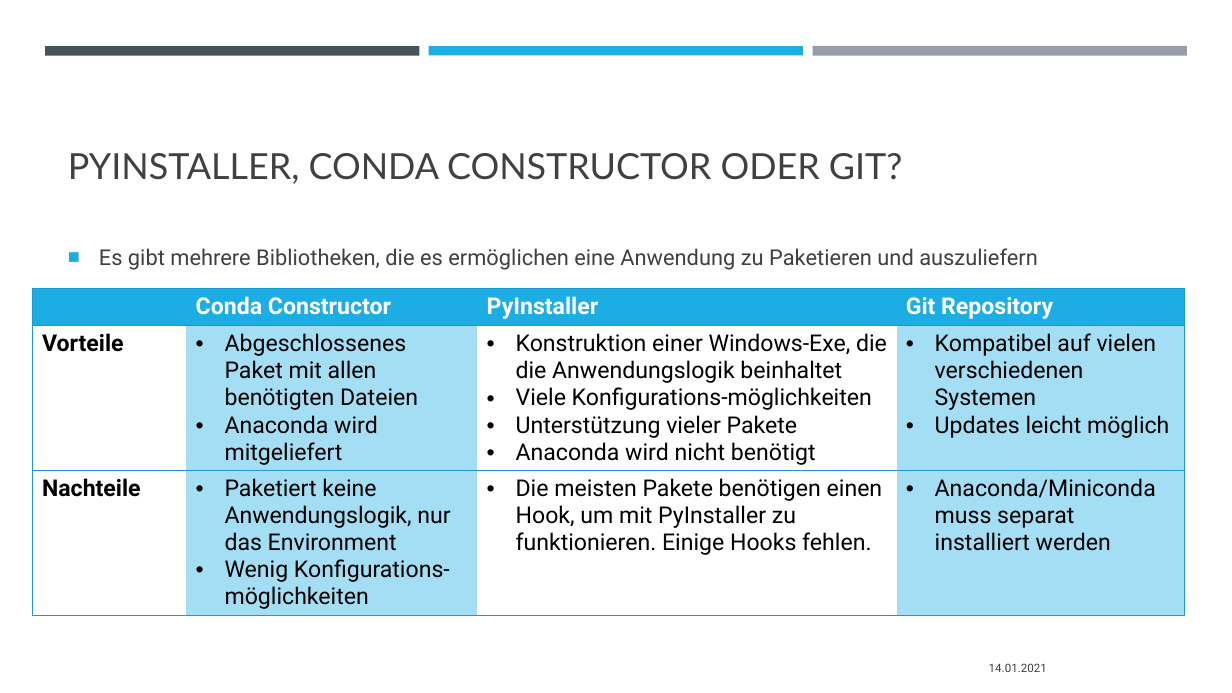
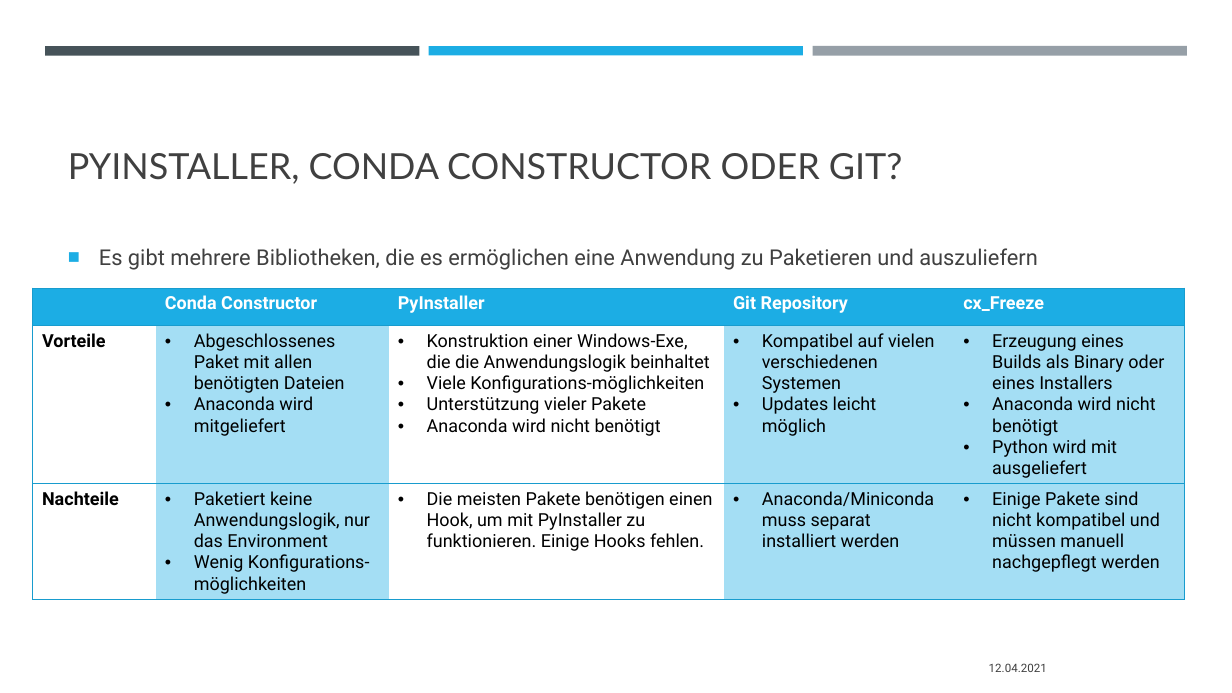
Before and after one commit to padmalcom/AISpeechAssistant, a slide deck: slide 3 of slides/12_paketierung.pptx. Drawn at 1232x693 pixels with LibreOffice and Linux fonts; fonts in the diff are those of the drawing. Boxes give left, top, right and bottom in pixels: in the first picture for what was removed or moved away, otherwise in the second. Text is boxed around its words. In the diff, an @@ line names an element or a change of style, - is before the commit and + after.

```diff
--- a/slides/12_paketierung.pptx
+++ b/slides/12_paketierung.pptx
@@ table at <box>33,288,1185,604</box> @@
+column 5: cx_Freeze | Erzeugung eines Builds als Binary oder eines Installers / Anaconda wird nicht benötigt / Python wird mit ausgeliefert | Einige Pakete sind nicht kompatibel und müssen manuell nachgepflegt werden
@@ text at <box>989,663,1047,672</box>: text changed @@
-14.01.2021
+12.04.2021
```
Also in this commit, not shown: 1 other slide changed, 6 other files.
